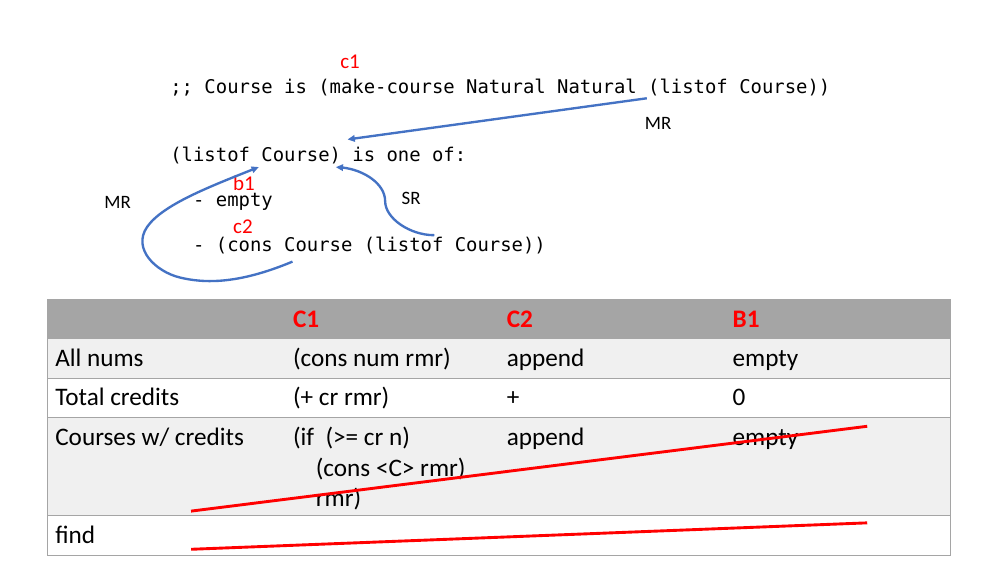
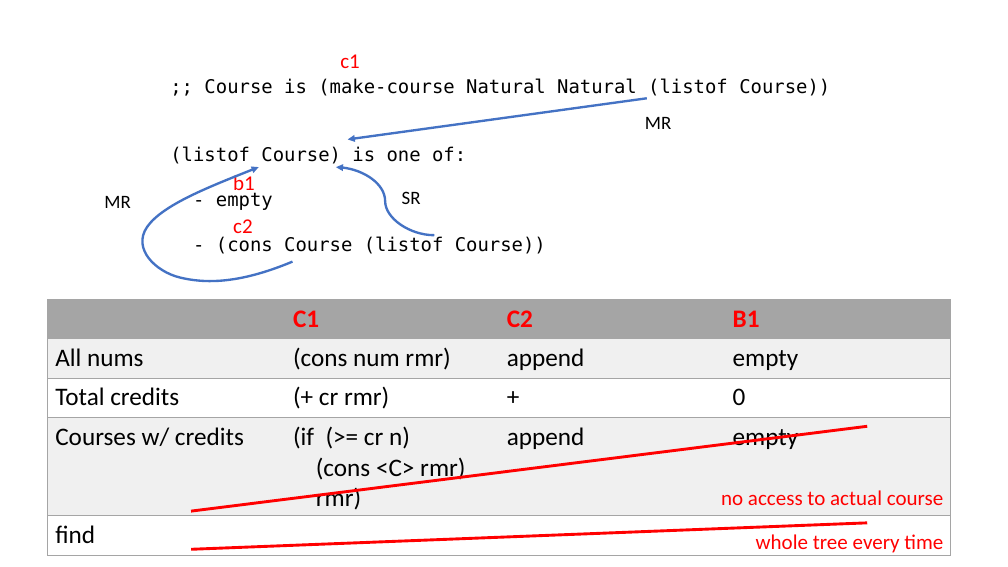
Before and after one commit to GregorKiczales/spd-materials, a slide deck: slide 9 of instructor/l14/l14-pad.pptx. Drawn at 1008x567 pixels with LibreOffice and Linux fonts; fonts in the diff are those of the drawing. Boxes give left, top, right and bottom in pixels: in the first picture for what was removed or moved away, otherwise in the second. Text is boxed around its words. In the diff, an @@ line names an element or a change of style, - is before the commit and + after.

```diff
--- a/instructor/l14/l14-pad.pptx
+++ b/instructor/l14/l14-pad.pptx
@@ text added at (721, 490, 944, 505), 20 pt, text #FF0000 @@
+no access to actual course
@@ text added at (756, 534, 943, 556), 20 pt, text #FF0000 @@
+whole tree every time
```
Also in this commit, not shown: 1 other slide changed, 3 other files.
